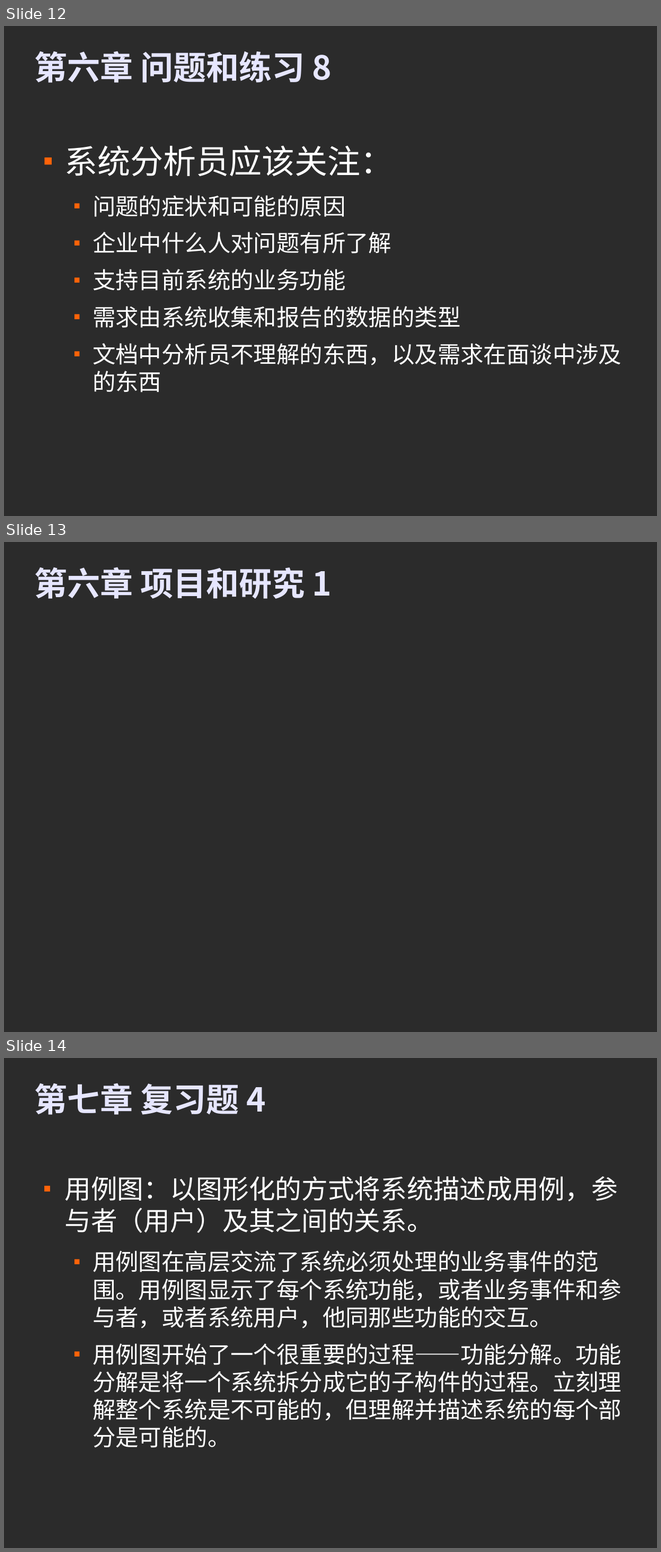
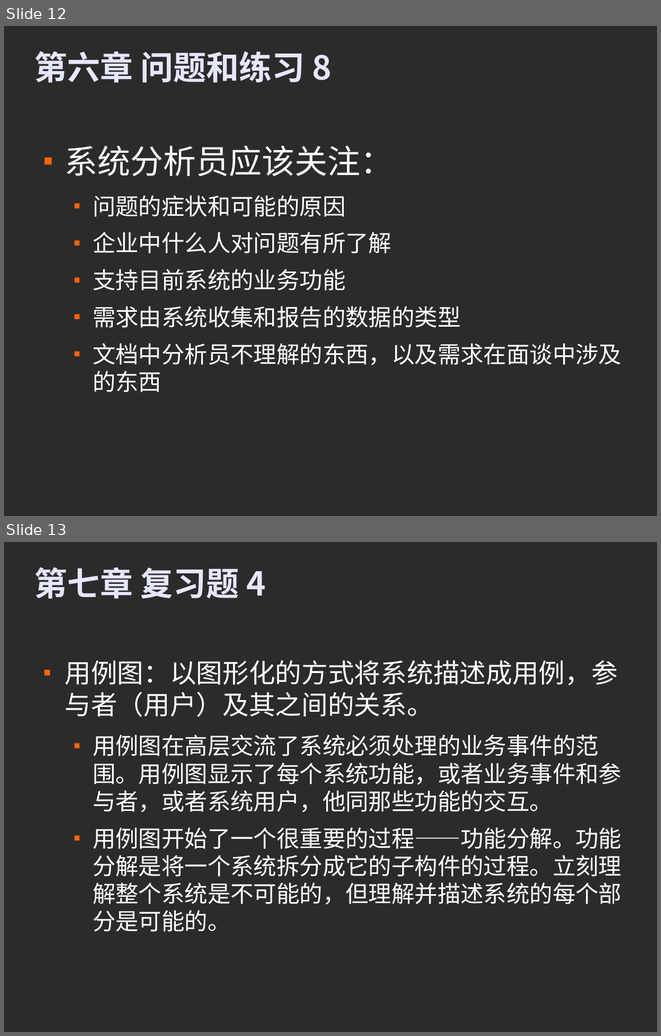
Before and after one commit to kernelhcy/hcyprojects, a slide deck: Mess/doc/系统分析作业.odp. Shown one above the other, each under a label of ours: slides 12, 13 and 14 before the commit, slides 12 and 13 after it. The pictures are 661x1552 and 661x1036 pixels, drawn with LibreOffice and Linux fonts; fonts in the diff are those of the drawing; background and template pictures are left out; a plain dark background stands for a picture behind light text. Boxes give left, top, right and bottom in pixels: in the first picture for what was removed or moved away, otherwise in the second. Text is boxed around its words. In the diff, an @@ line names an element or a change of style, - is before the commit and + after.

```diff
--- a/Mess/doc/系统分析作业.odp
+++ b/Mess/doc/系统分析作业.odp
@@ slide 13 removed at (4, 542, 657, 1032), background picture (left out) @@
@@ title removed at (34, 567, 332, 599) @@
-第六章 项目和研究 1
@@ what was slide 14 is now slide 13 @@
```
Also in this commit, not shown: 4 slides added, 1 other file.
